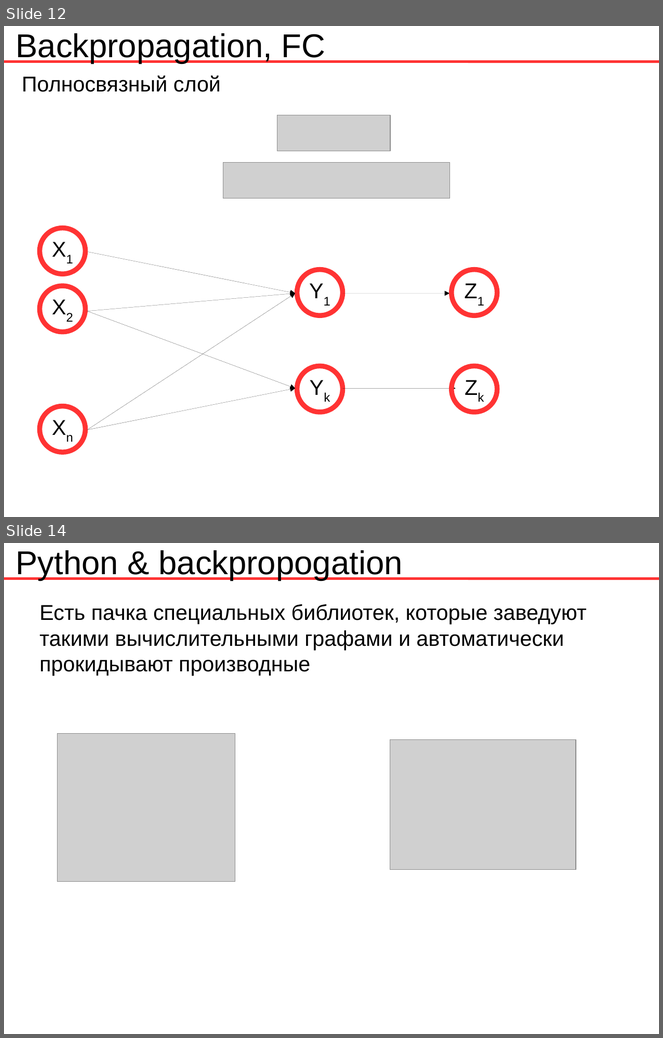
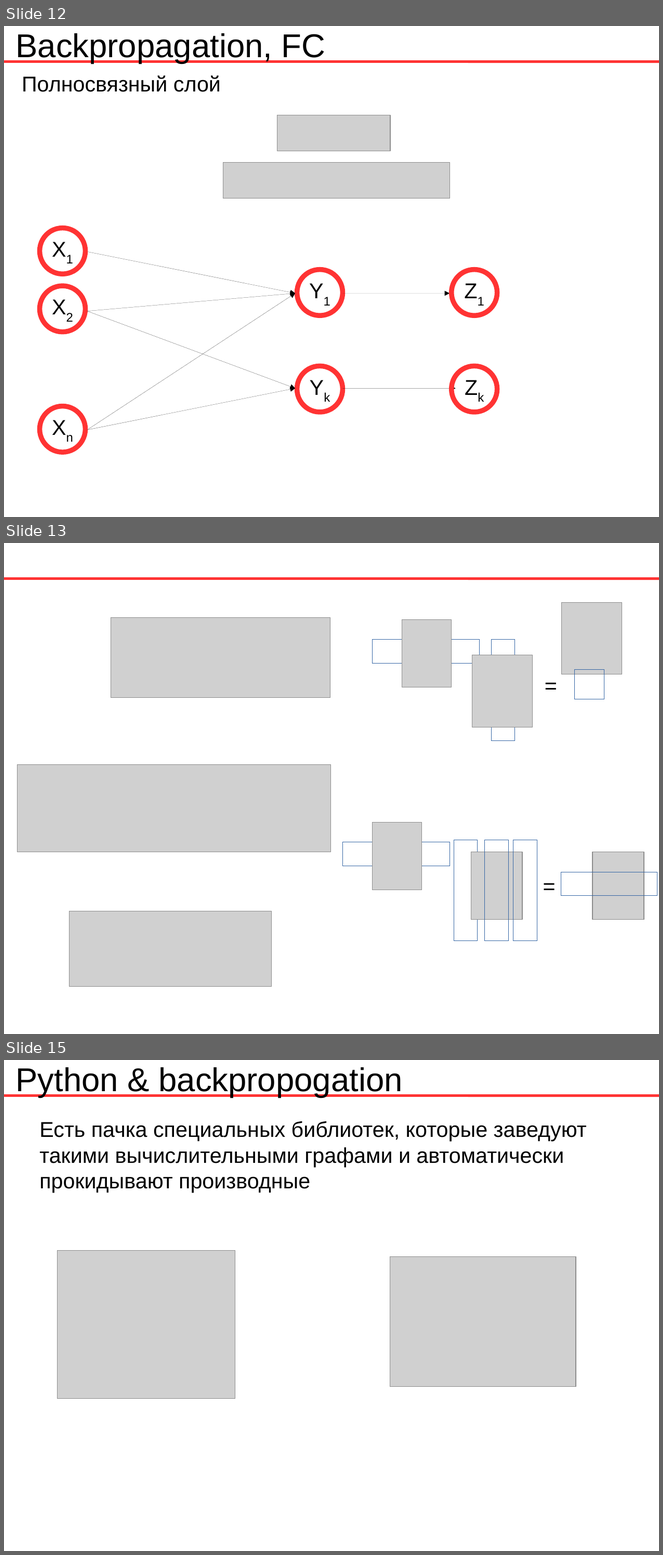
Before and after one commit to rykachevskiy/239, a slide deck: 7.Backprop, Computational Graph/7.1.odp. Shown one above the other, each under a label of ours: slides 12 and 14 before the commit, slides 12, 13 and 15 after it; the slides between them are not shown. The pictures are 663x1038 and 663x1555 pixels, drawn with LibreOffice and Linux fonts; fonts in the diff are those of the drawing; grey boxes stand for pictures. Boxes give left, top, right and bottom in pixels: in the first picture for what was removed or moved away, otherwise in the second. Text is boxed around its words. In the diff, an @@ line names an element or a change of style, - is before the commit and + after.

```diff
--- a/7.Backprop, Computational Graph/7.1.odp
+++ b/7.Backprop, Computational Graph/7.1.odp
@@ slide 13 added at <box>4,543,659,1034</box>, background #FFFFFF; not listed: 1 template element that a slide beside it also shows @@
@@ picture added at <box>562,602,622,675</box> @@
@@ picture added at <box>111,618,331,697</box> @@
@@ picture added at <box>402,619,452,688</box> @@
@@ rectangle added at <box>373,640,480,664</box>, outline #3465A4 0 pt @@
@@ rectangle added at <box>492,640,515,741</box>, outline #3465A4 0 pt @@
@@ picture added at <box>473,655,532,727</box> @@
@@ text added at <box>539,670,563,700</box>, 26 pt, text #000000 @@
+=
@@ rectangle added at <box>575,670,605,700</box>, outline #3465A4 0 pt @@
@@ picture added at <box>18,765,331,852</box> @@
@@ picture added at <box>373,822,422,890</box> @@
@@ rectangle added at <box>343,843,450,866</box>, outline #3465A4 0 pt @@
@@ rectangle added at <box>454,840,478,941</box>, outline #3465A4 0 pt @@
@@ picture added at <box>471,852,523,920</box> @@
@@ rectangle added at <box>485,840,509,941</box>, outline #3465A4 0 pt @@
@@ rectangle added at <box>514,840,538,941</box>, outline #3465A4 0 pt @@
@@ picture added at <box>593,852,644,920</box> @@
@@ text added at <box>538,870,561,900</box>, 26 pt, text #000000 @@
+=
@@ rectangle added at <box>561,872,658,896</box>, outline #3465A4 0 pt @@
@@ picture added at <box>69,912,272,987</box> @@
@@ what was slide 14 is now slide 15 @@
```
Also in this commit, not shown: 1 other slide added, 1 slide removed, 1 other file.
